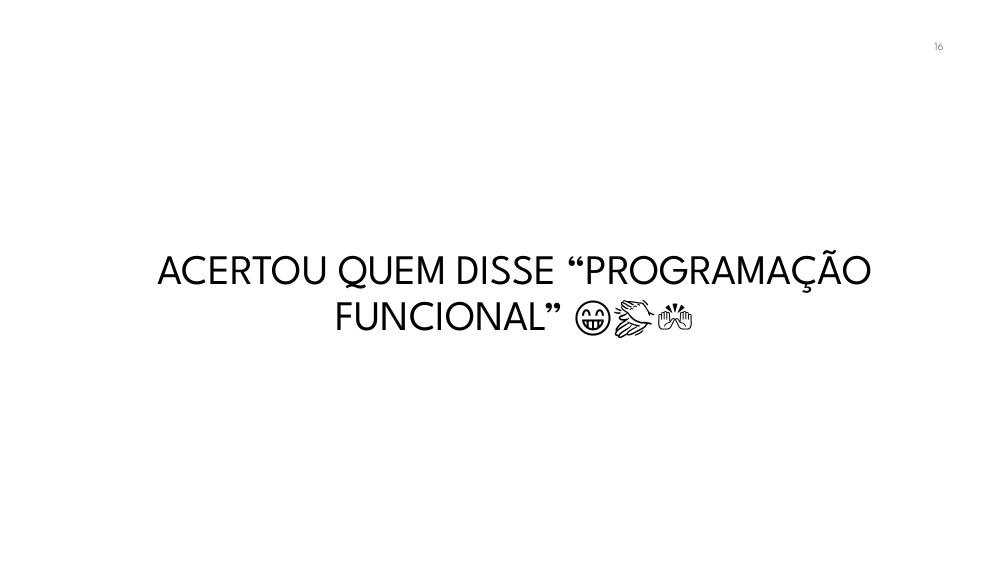
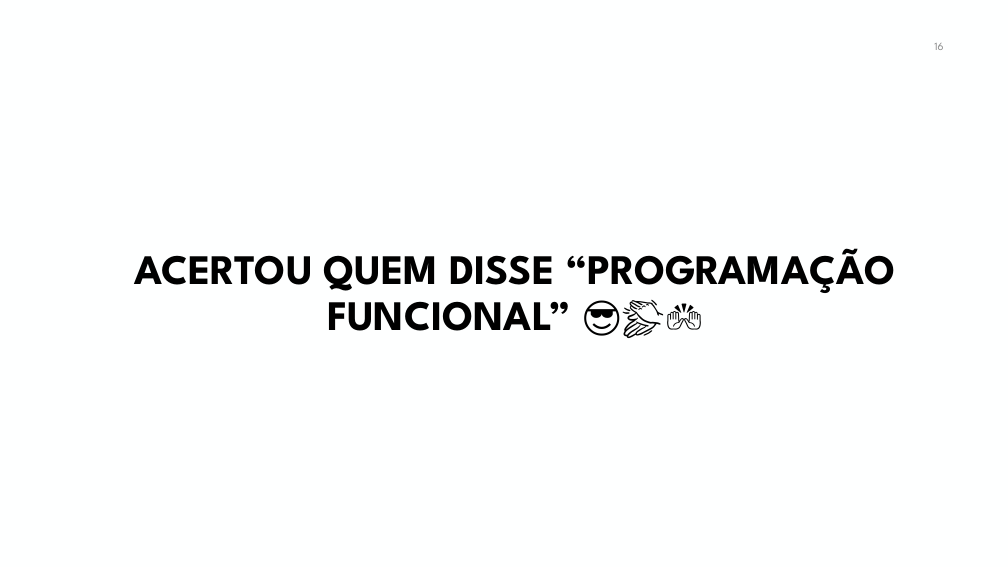
Before and after one commit to manoelcampos/curso-programacao-funcional-java, a slide deck: slide 16 of programacao-funcional-java8.pptx. Drawn at 1008x567 pixels with LibreOffice and Linux fonts; fonts in the diff are those of the drawing; background and template pictures are left out. Boxes give left, top, right and bottom in pixels: in the first picture for what was removed or moved away, otherwise in the second. Text is boxed around its words. In the diff, an @@ line names an element or a change of style, - is before the commit and + after.

```diff
--- a/programacao-funcional-java8.pptx
+++ b/programacao-funcional-java8.pptx
@@ title at (134,248,896,331): text changed; bold on @@
-ACERTOU QUEM DISSE “PROGRAMAÇÃO FUNCIONAL” 😁👏🙌
+ACERTOU QUEM DISSE “PROGRAMAÇÃO FUNCIONAL” 😎👏🙌
```
Also in this commit, not shown: 17 other slides changed.
